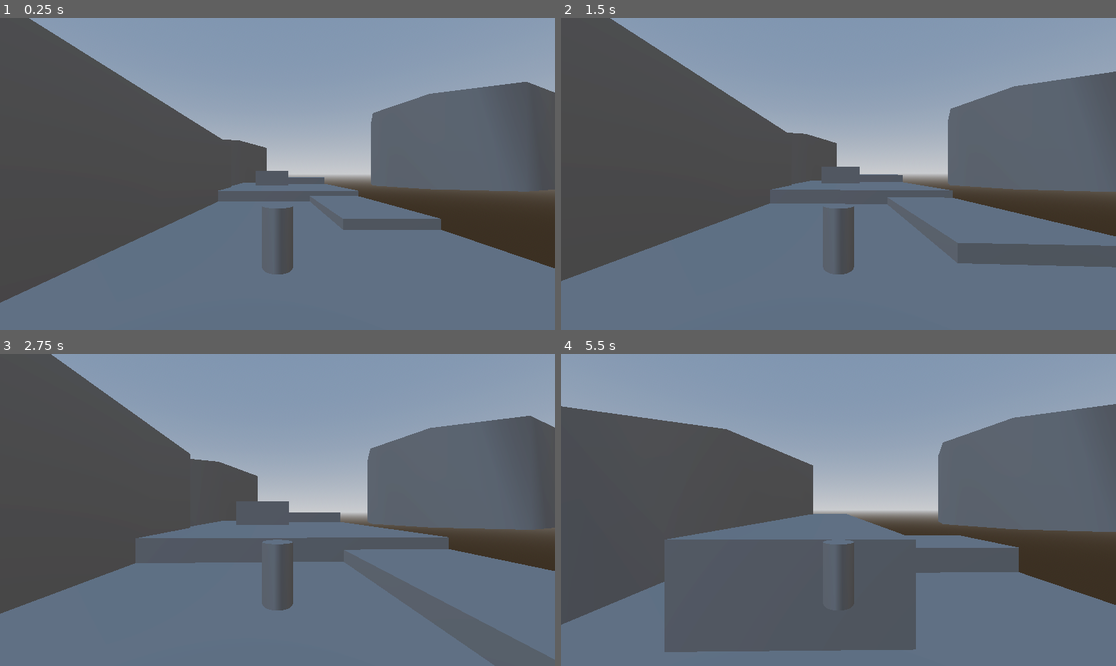
Above: before the commit, frames 1-4 (two rows, left to right).
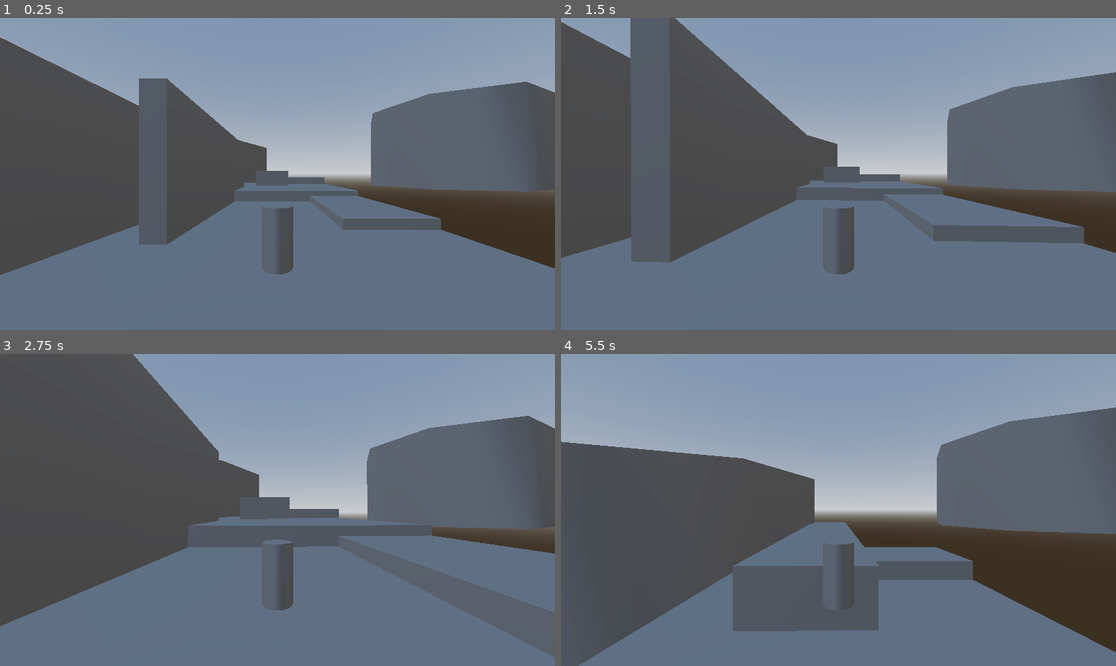
Above: after the commit, the same moments.

Repository: p-rint/RoboBoy-wants-cheese
Game: Godot game, scene res://main.tscn
Same seed, same stepped clock (60 frames per second), same inputs: the game is played once before the commit and once after it.
Inputs (mouse positions are in pixels of both pictures, inside the frame that each line leads up to):
- Up to frame 1 (0.25 s): no input
- Up to frame 2 (1.5 s): tap Enter (ui_accept) at 0.5, 0.6, 0.77, 1.07 s; move the mouse to (866, 174) at 0.52 s; hold W (Up) from 0.53 s (still down); move the mouse to (810, 174) at 1.27 s; tap Tab (Tab) at 1.35 s
- Up to frame 3 (2.75 s): keep holding W (Up); tap Enter (ui_accept) at 1.52, 1.55, 1.82, 2.1 s; move the mouse to (288, 503) at 2.02 s
- Up to frame 4 (5.5 s): keep holding W (Up); move the mouse to (832, 516) at 2.77 s; tap Tab (Tab) at 2.85, 4.35 s; tap Enter (ui_accept) at 3.02, 3.05, 3.32, 3.6, 3.77, 4.07, 4.52, 4.55, 4.82, 5.1 s; move the mouse to (877, 513) at 3.52 s; move the mouse to (794, 506) at 4.27 s; move the mouse to (844, 510) at 5.02 s

The runs differ from the first frame. In frame 1, 6.6% of the frame differs, in the area x 0-44%, y 0-92%; in frame 2, 13%; in frame 3, 16%; in frame 4, 20%, in the area x 0-100%, y 16-100%.

Commit message:
Worked on controller
Limited air control
improved wall jump
Added Jump and Wall Jump buffer

Added a wall jump part to the map

Yeah that's abt it

Diff:
--- a/main.tscn
+++ b/main.tscn
@@ -33,8 +33,12 @@
 size = Vector3(30, 1, 57)
 
 [node name="CSGBox3D7" type="CSGBox3D" parent="CSGCombiner3D"]
-transform = Transform3D(1, 0, 0, 0, 1, 0, 0, 0, 1, -13.5, 6, -44.5)
-size = Vector3(5, 13, 57)
+transform = Transform3D(1, 0, 0, 0, 1, 0, 0, 0, 1, -15, 6, -44.5)
+size = Vector3(2, 13, 57)
+
+[node name="CSGBox3D8" type="CSGBox3D" parent="CSGCombiner3D"]
+transform = Transform3D(1, 0, 0, 0, 1, 0, 0, 0, 1, -9, 6, -56)
+size = Vector3(2, 13, 34)
 
 [node name="CSGBox3D2" type="CSGBox3D" parent="CSGCombiner3D"]
 transform = Transform3D(1, 0, 0, 0, 1, 0, 0, 0, 1, 10.5, 0.5, -54)
@@ -87,3 +91,11 @@
 
 [node name="Camera3D" type="Camera3D" parent="Player/CamPivot"]
 transform = Transform3D(1, 0, 0, 0, 1, 0, 0, 0, 1, 0, 2.0435276, 6.6531525)
+
+[node name="Timers" type="Node" parent="Player"]
+
+[node name="JumpBuffer" type="Timer" parent="Player/Timers"]
+one_shot = true
+
+[node name="WallJumpBuffer" type="Timer" parent="Player/Timers"]
+one_shot = true
--- a/player.gd
+++ b/player.gd
@@ -2,7 +2,7 @@
 
 var direction : Vector3
 var input_dir : Vector2
-const SPEED = 10.0
+const SPEED = 13.0
 const SSPEED = 10.0
 const JUMP_VELOCITY = 8
 
@@ -19,14 +19,17 @@
 
 var camForw : Vector3
 
-enum States {IDLE, MOVE, STUNNED, ATTACKING, RECOVERING}
+enum States {IDLE, MOVE, FALLING}
 
 var state = States.MOVE
 
 @onready var wall_jump_ray: RayCast3D = $Character/WallJump
 
+var canWJ = false
+var moveControl = 8
 
-var canWJ = false
+@onready var jump_buffer: Timer = $Timers/JumpBuffer
+@onready var wall_jump_buffer: Timer = $Timers/WallJumpBuffer
 
 
 func flatten(vector: Vector3) -> Vector3:
@@ -34,17 +37,15 @@
 
 func move() -> void:
 	model.rotation.y = lerp_angle(model.rotation.y, targetRot, .5)
+	#var canMove = state != States.STUNNED and state != States.RECOVERING
 
-	#$CollisionShape3D.rotation.y = model.rotation.y
-	var canMove = state != States.STUNNED and state != States.RECOVERING
-	if direction and canMove:
-		state = States.MOVE
-		velocity.x = lerp(velocity.x, direction.x * SPEED, dt * 8)
-		velocity.z = lerp(velocity.z, direction.z * SPEED, dt * 8)
+
+	if direction:
+		velocity.x = lerp(velocity.x, direction.x * SPEED, dt * moveControl)
+		velocity.z = lerp(velocity.z, direction.z * SPEED, dt * moveControl)
 		targetRot = atan2(-direction.x, -direction.z)
 
 	else:
-		state = States.IDLE
 		velocity = lerp(velocity, Vector3.ZERO + Vector3(0,velocity.y,0), 8 * dt)
 
 func _physics_process(delta: float) -> void:
@@ -61,7 +62,9 @@
 	input_dir = Input.get_vector("Left", "Right", "Up", "Down")
 	direction = flatten($CamPivot.basis * Vector3(input_dir.x, 0, input_dir.y)).normalized()
 
+	checkState()
 	runState()
+
 	move_and_slide()
 
 	manageRays()
@@ -72,6 +75,22 @@
 	move()
 	#print(state)
 
+func checkState() -> void:
+	if is_on_floor():
+		if input_dir.length() > 0:
+			state = States.MOVE
+		else:
+			state = States.IDLE
+
+		if jump_buffer.time_left > 0:
+			print(jump_buffer.time_left)
+			jump()
+
+		moveControl = 8
+	else:
+		state = States.FALLING
+		moveControl = 1
+
 
 
 func manageRays() -> void:
@@ -79,19 +98,27 @@
 
 
 func wallSlideCheck() -> void:
+	var couldWJ = canWJ #could WJ before
 	canWJ = false
 	if wall_jump_ray.is_colliding():
 		var dot = wall_jump_ray.get_collision_normal().dot(direction)
-		if dot < -.7:
-			if velocity.y <= 1 and not is_on_floor(): #
+		print(velocity.y)
+		if dot < -.65:
+			if not is_on_floor(): #
 				canWJ = true
-				print("canWJ")
+
+	if couldWJ == true && couldWJ != canWJ:
+		wall_jump_buffer.start(.3)
+
 
 func jump() -> void:
-	print(canWJ)
 	if is_on_floor():
-		velocity.y = JUMP_VELOCITY
-	if canWJ:
+		var newVel = direction * velocity.length()
+		newVel.y = JUMP_VELOCITY
+		velocity = newVel
+
+	if canWJ or wall_jump_buffer.time_left > 0:
 		var dir = wall_jump_ray.get_collision_normal()
-		velocity = dir * 10
-		velocity.y = 5
+		velocity = dir * 20
+		velocity.y = 10
+	jump_buffer.start(.3)
